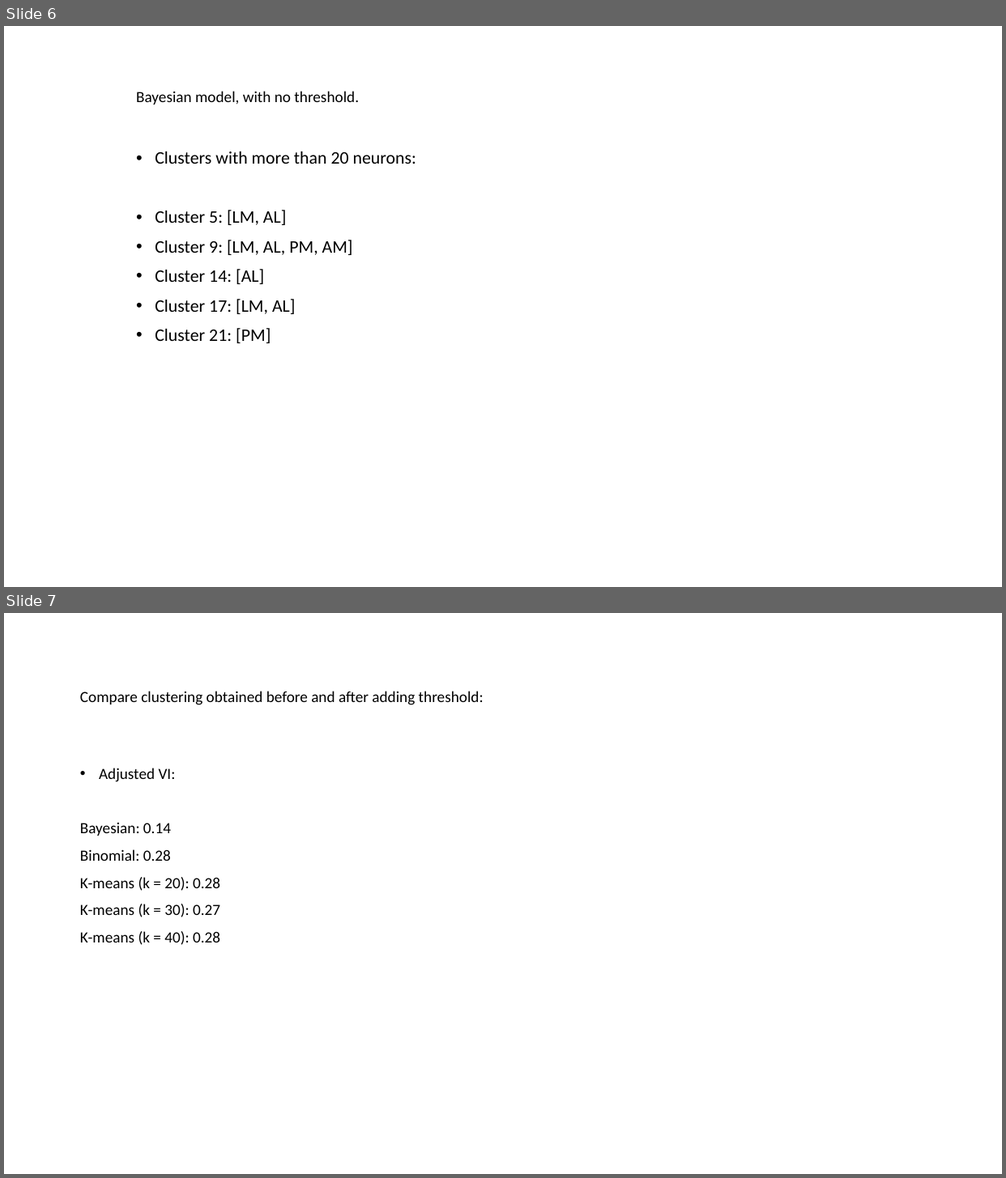
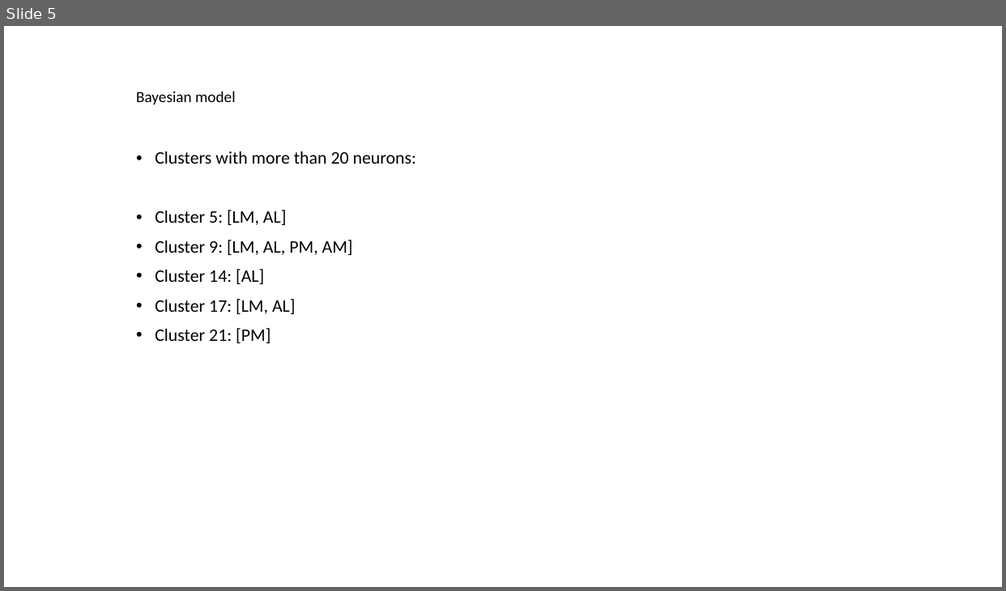
Before and after one commit to jinluliu550/MAPseq_analysis, a slide deck: jinlu/Hans-data-comparison.pptx. Shown one above the other, each under a label of ours: slides 6 and 7 before the commit, slide 5 after it. The pictures are 1006x1178 and 1006x591 pixels, drawn with LibreOffice and Linux fonts; fonts in the diff are those of the drawing. Boxes give left, top, right and bottom in pixels: in the first picture for what was removed or moved away, otherwise in the second. Text is boxed around its words. In the diff, an @@ line names an element or a change of style, - is before the commit and + after.

```diff
--- a/jinlu/Hans-data-comparison.pptx
+++ b/jinlu/Hans-data-comparison.pptx
@@ slide 7 removed at [4,613,1002,1174], background #FFFFFF @@
@@ title removed at [80,691,484,705] @@
-Compare clustering obtained before and after adding threshold:
@@ text removed at [80,768,220,945] @@
-• Adjusted VI:
-Bayesian: 0.14
-Binomial: 0.28
-K-means (k = 20): 0.28
-K-means (k = 30): 0.27
-K-means (k = 40): 0.28
@@ what was slide 6 is now slide 5 @@
@@ slide 5 changed as well @@
@@ text at [136,91,236,105]: text changed @@
-Bayesian model, with no threshold.
+Bayesian model
```
Also in this commit, not shown: 4 other slides changed, 1 slide added, 2 other slides removed.
